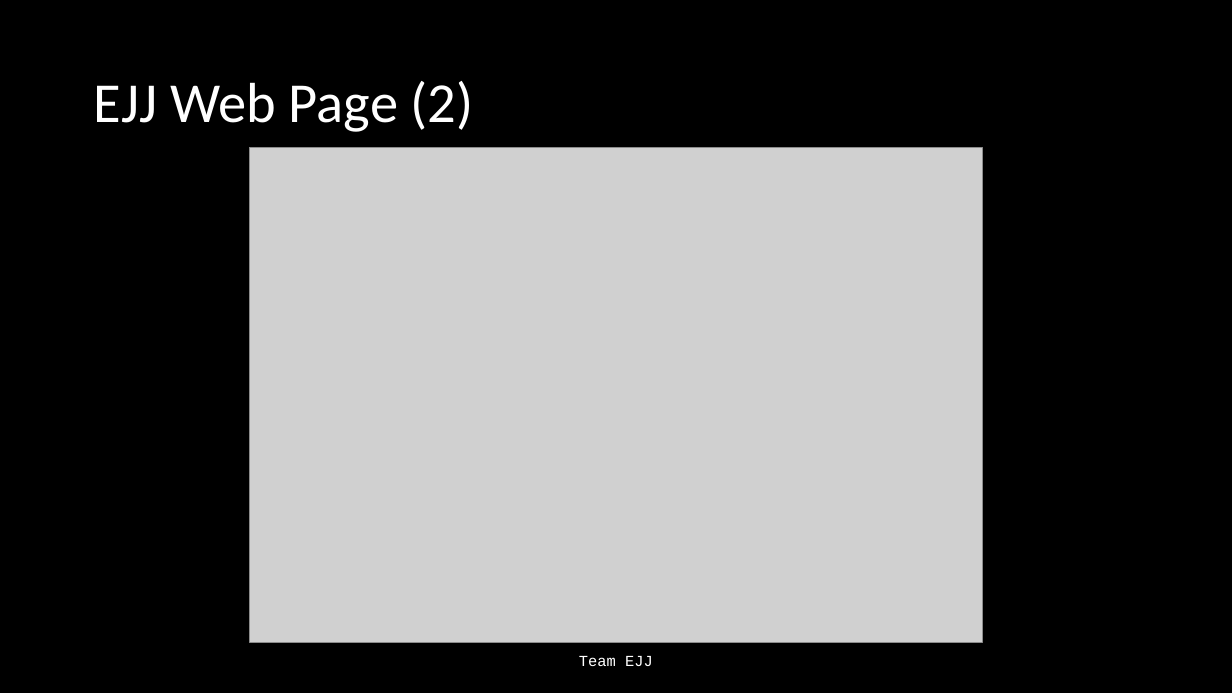
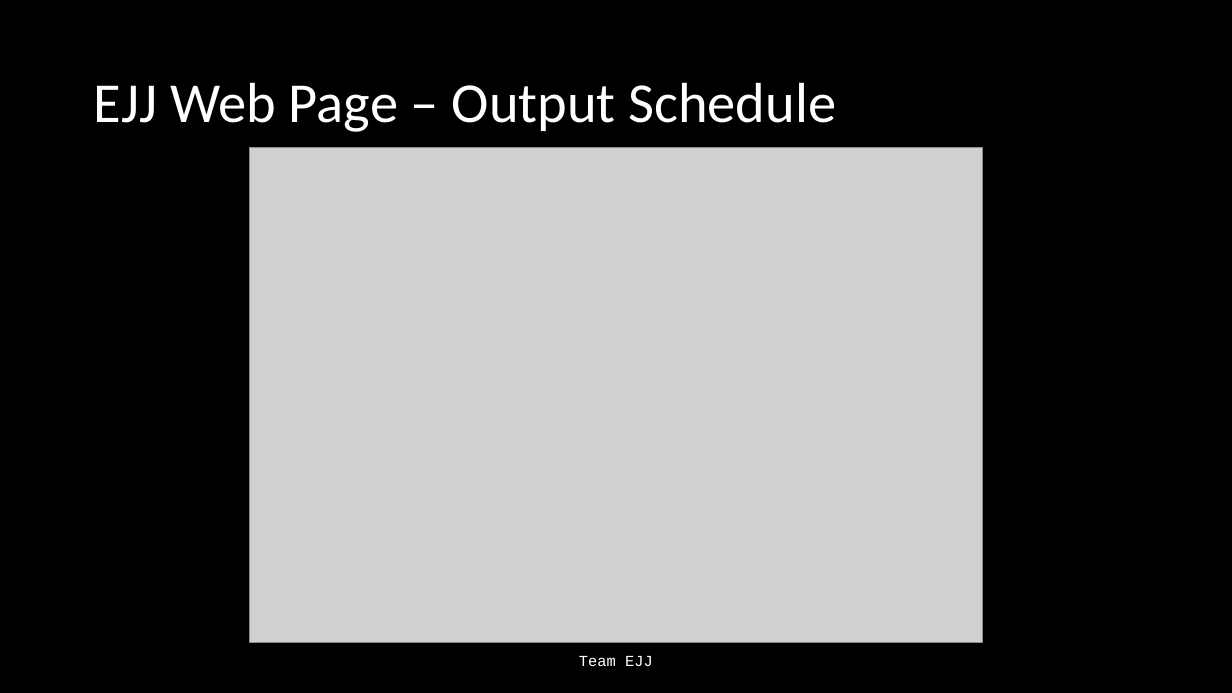
Before and after one commit to Jonathan805/RestrictedPlanning, a slide deck: slide 12 of TeamEJJ.pptx. Drawn at 1232x693 pixels with LibreOffice and Linux fonts; fonts in the diff are those of the drawing; grey boxes stand for pictures. Boxes give left, top, right and bottom in pixels: in the first picture for what was removed or moved away, otherwise in the second. Text is boxed around its words. In the diff, an @@ line names an element or a change of style, - is before the commit and + after.

```diff
--- a/TeamEJJ.pptx
+++ b/TeamEJJ.pptx
@@ title at (x1=94, y1=82, x2=836, y2=132): text changed @@
-EJJ Web Page (2)
+EJJ Web Page – Output Schedule
```
Also in this commit, not shown: 4 other slides changed, 1 slide added, 1 other file.
